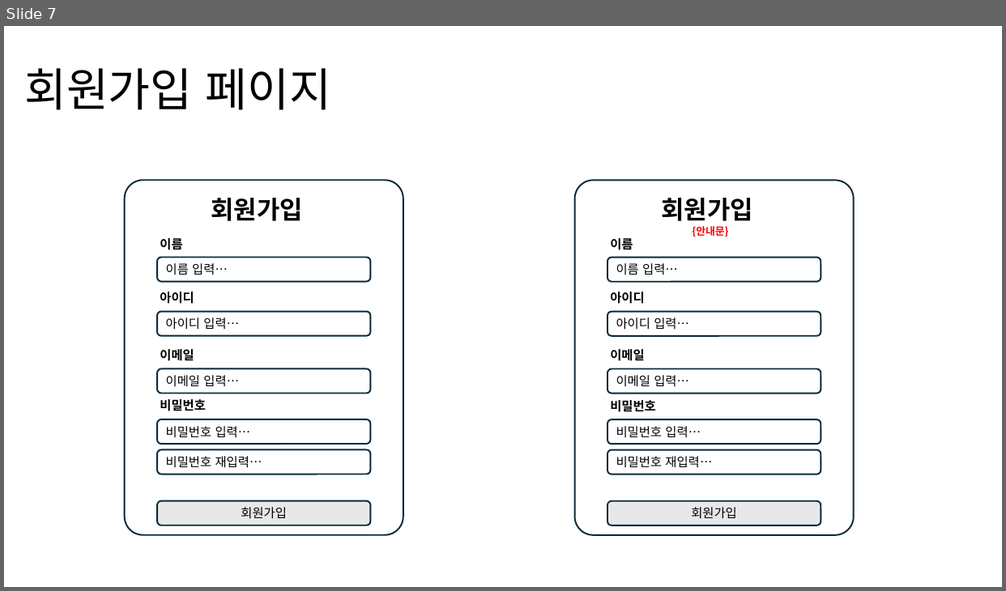
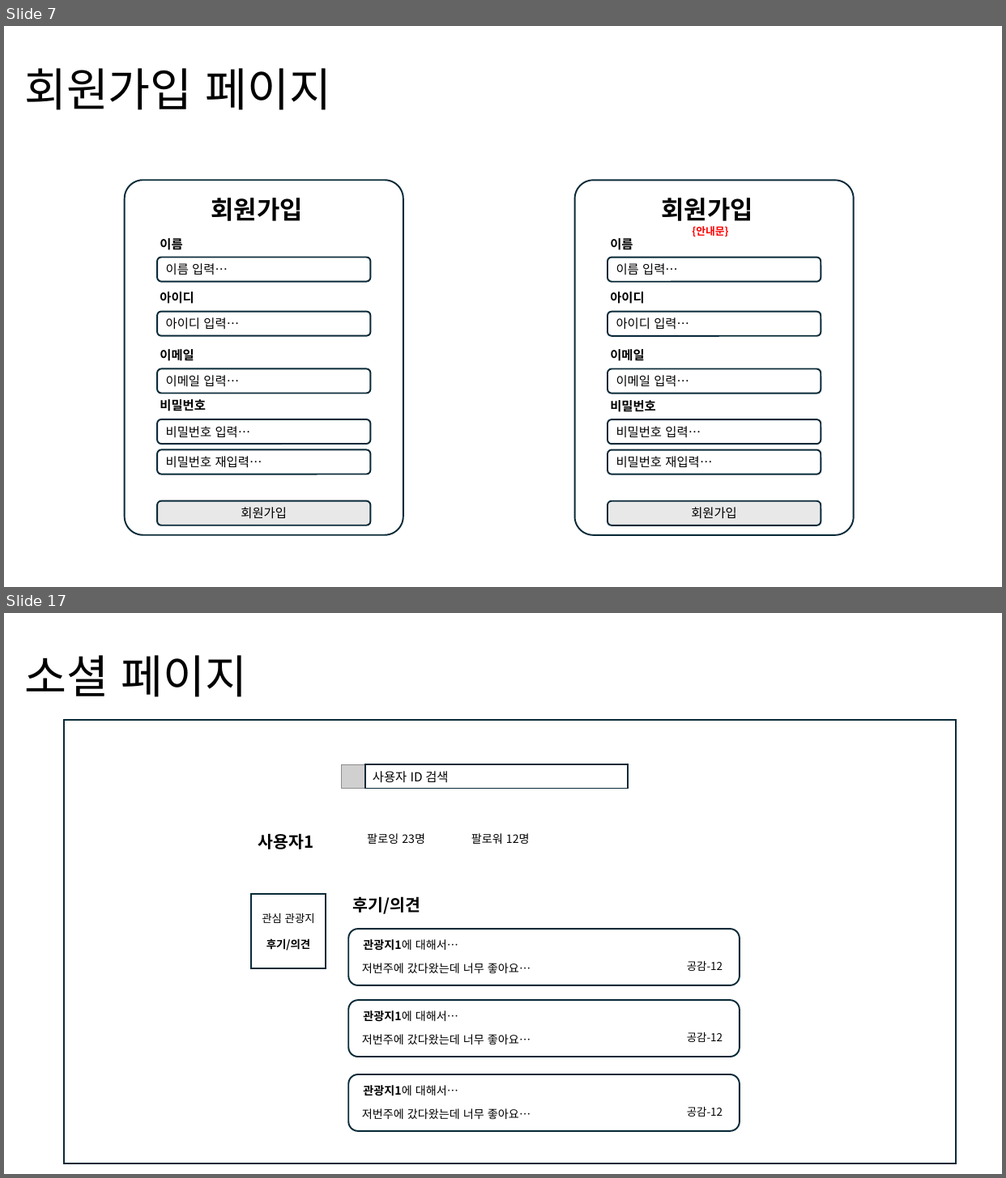
Before and after one commit to positiveWand/project-trip-sns, a slide deck: document/UI 설계서(draft).pptx. Shown one above the other, each under a label of ours: slide 7 before the commit, slides 7 and 17 after it; the slides between them are not shown. The pictures are 1006x591 and 1006x1178 pixels, drawn with LibreOffice and Linux fonts; fonts in the diff are those of the drawing; grey boxes stand for pictures. Boxes give left, top, right and bottom in pixels: in the first picture for what was removed or moved away, otherwise in the second. Text is boxed around its words. In the diff, an @@ line names an element or a change of style, - is before the commit and + after.

Commit message:
feat/frontend: 항로표지 프로젝트 -> 관광지 SNS 프로젝트 전환

```diff
--- a/document/UI 설계서(draft).pptx
+++ b/document/UI 설계서(draft).pptx
@@ slide 17 added at (4,613,1002,1174), background #FFFFFF @@
@@ title added at (24,655,248,697), 44 pt, text #000000 @@
+소셜 페이지
@@ rectangle added at (64,720,957,1165), fill #FFFFFF, outline #092A39 1.5 pt @@
@@ picture added at (342,765,365,789) @@
@@ rectangle added at (365,765,629,789), fill #FFFFFF, outline #092A39 1.5 pt, 12 pt, text #000000 @@
+사용자 ID 검색
@@ text added at (258,833,314,850), 16 pt, text #000000, bold @@
+사용자1
@@ text added at (367,833,425,844), 11 pt, text #000000 @@
+팔로잉 23명
@@ text added at (471,833,530,844), 11 pt, text #000000 @@
+팔로워 12명
@@ rectangle added at (251,894,326,969), fill #FFFFFF, outline #092A39 1.5 pt, 10.5 pt, text #000000 @@
+관심 관광지
+후기/의견
@@ text added at (353,897,420,914), 16 pt, text #000000, bold @@
+후기/의견
@@ rounded rectangle added at (348,929,739,986), fill #FFFFFF, outline #092A39 1.5 pt @@
@@ text added at (363,939,458,951), 11 pt, text #000000 @@
+관광지1에 대해서…
@@ text added at (362,963,530,973), 11 pt, text #000000 @@
+저번주에 갔다왔는데 너무 좋아요…
@@ text added at (687,961,722,971), 10.5 pt, text #000000 @@
+공감-12
@@ rounded rectangle added at (348,1000,739,1057), fill #FFFFFF, outline #092A39 1.5 pt @@
@@ text added at (363,1011,458,1022), 11 pt, text #000000 @@
+관광지1에 대해서…
@@ text added at (362,1034,530,1045), 11 pt, text #000000 @@
+저번주에 갔다왔는데 너무 좋아요…
@@ text added at (687,1033,722,1042), 10.5 pt, text #000000 @@
+공감-12
@@ rounded rectangle added at (348,1075,739,1131), fill #FFFFFF, outline #092A39 1.5 pt @@
@@ text added at (363,1085,458,1097), 11 pt, text #000000 @@
+관광지1에 대해서…
@@ text added at (362,1109,530,1119), 11 pt, text #000000 @@
+저번주에 갔다왔는데 너무 좋아요…
@@ text added at (687,1107,722,1117), 10.5 pt, text #000000 @@
+공감-12
```
Also in this commit, not shown: 8 slides changed, 7 other slides added, 5 slides removed, 13 other files.
